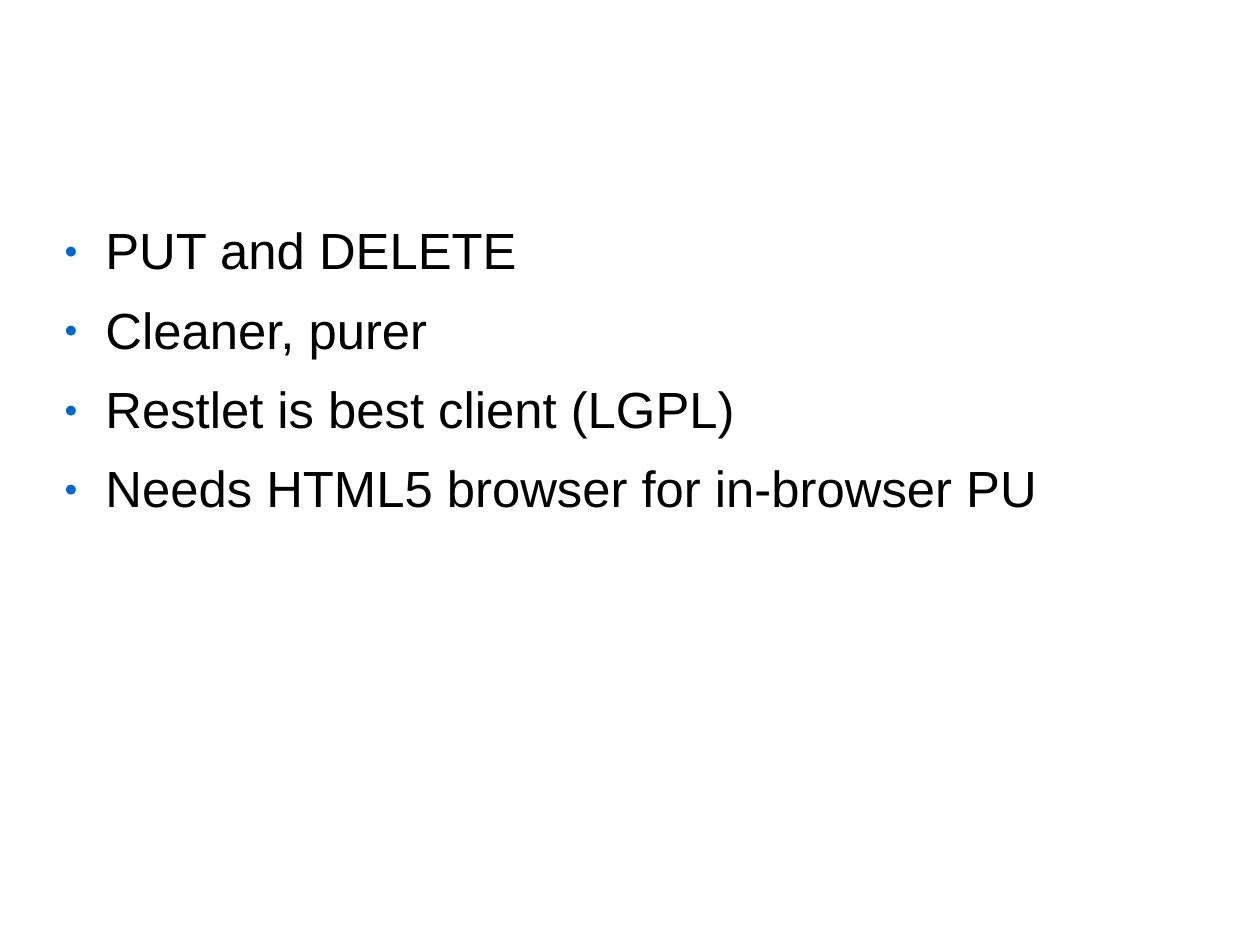
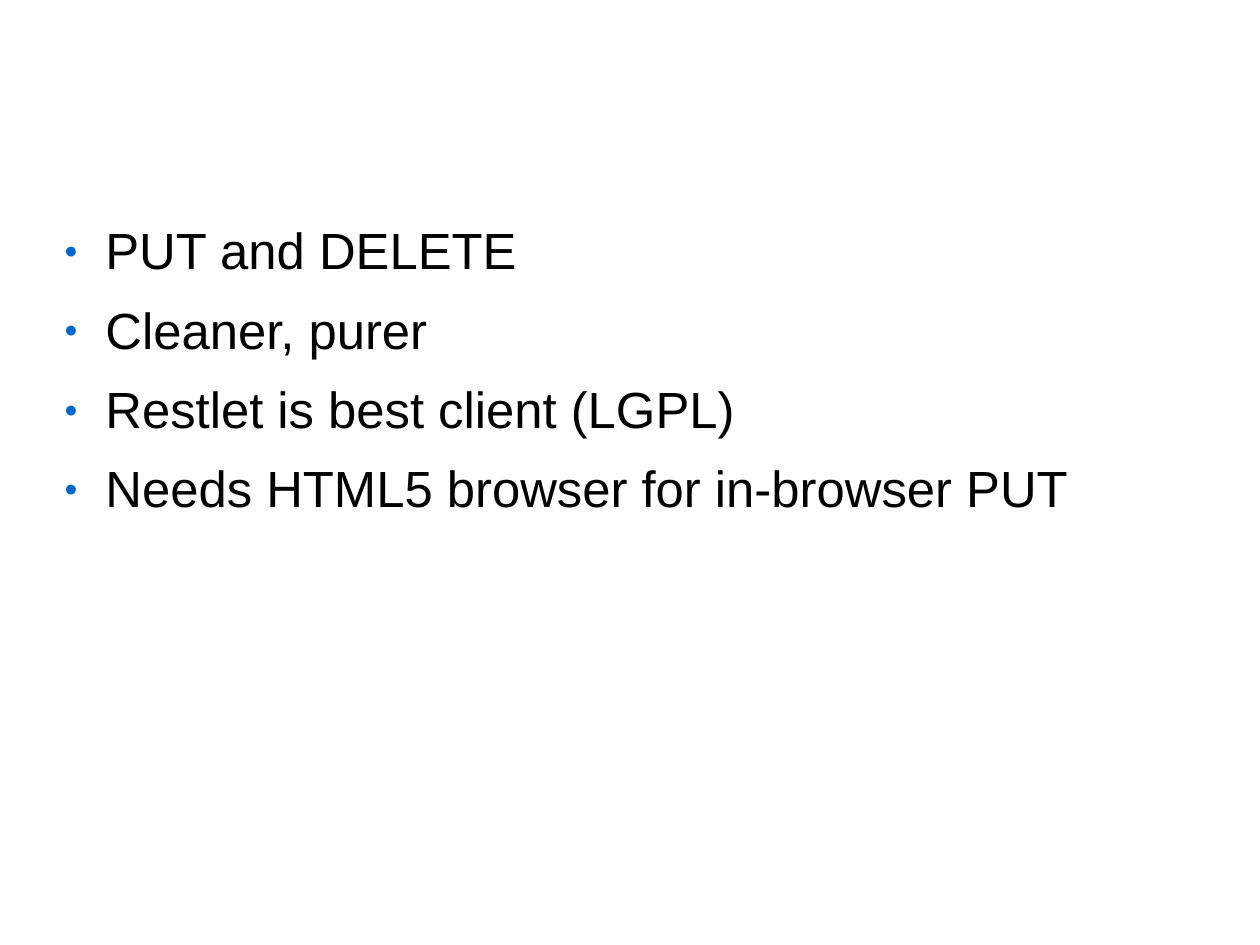
Before and after one commit to rhusar/smartfrog, a slide deck: slide 8 of core/components/hadoop/doc/workshop/mombasa.odp. Drawn at 1260x945 pixels with LibreOffice and Linux fonts; fonts in the diff are those of the drawing; background and template pictures are left out. Boxes give left, top, right and bottom in pixels: in the first picture for what was removed or moved away, otherwise in the second. Text is boxed around its words. In the diff, an @@ line names an element or a change of style, - is before the commit and + after.

Commit message:
SFOS-1266 	more on resty stuff

```diff
--- a/core/components/hadoop/doc/workshop/mombasa.odp
+++ b/core/components/hadoop/doc/workshop/mombasa.odp
@@ text at box(105, 470, 1068, 508): text changed @@
-● Needs HTML5 browser for in-browser PU
+● Needs HTML5 browser for in-browser PUT
```
